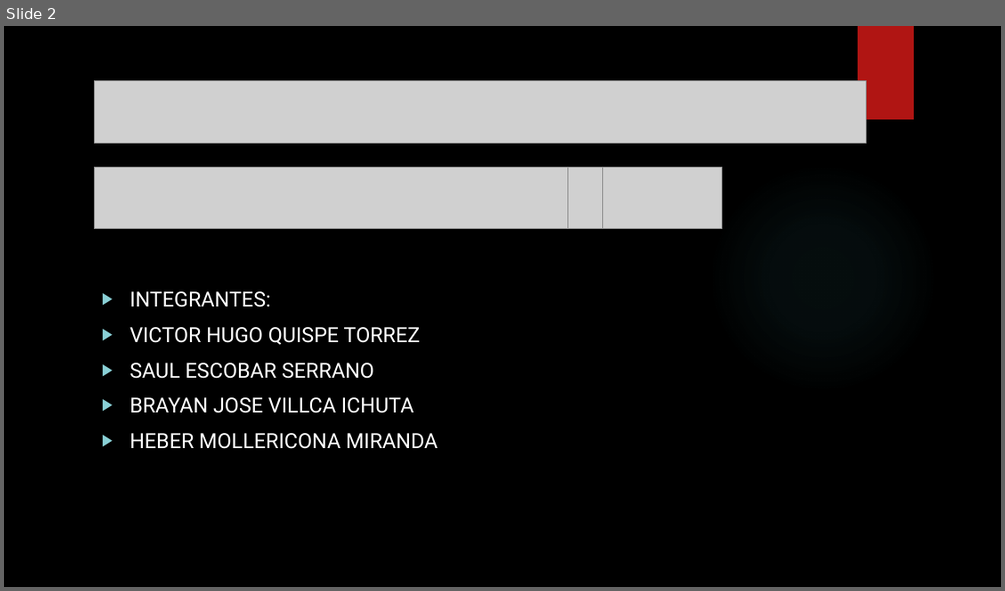
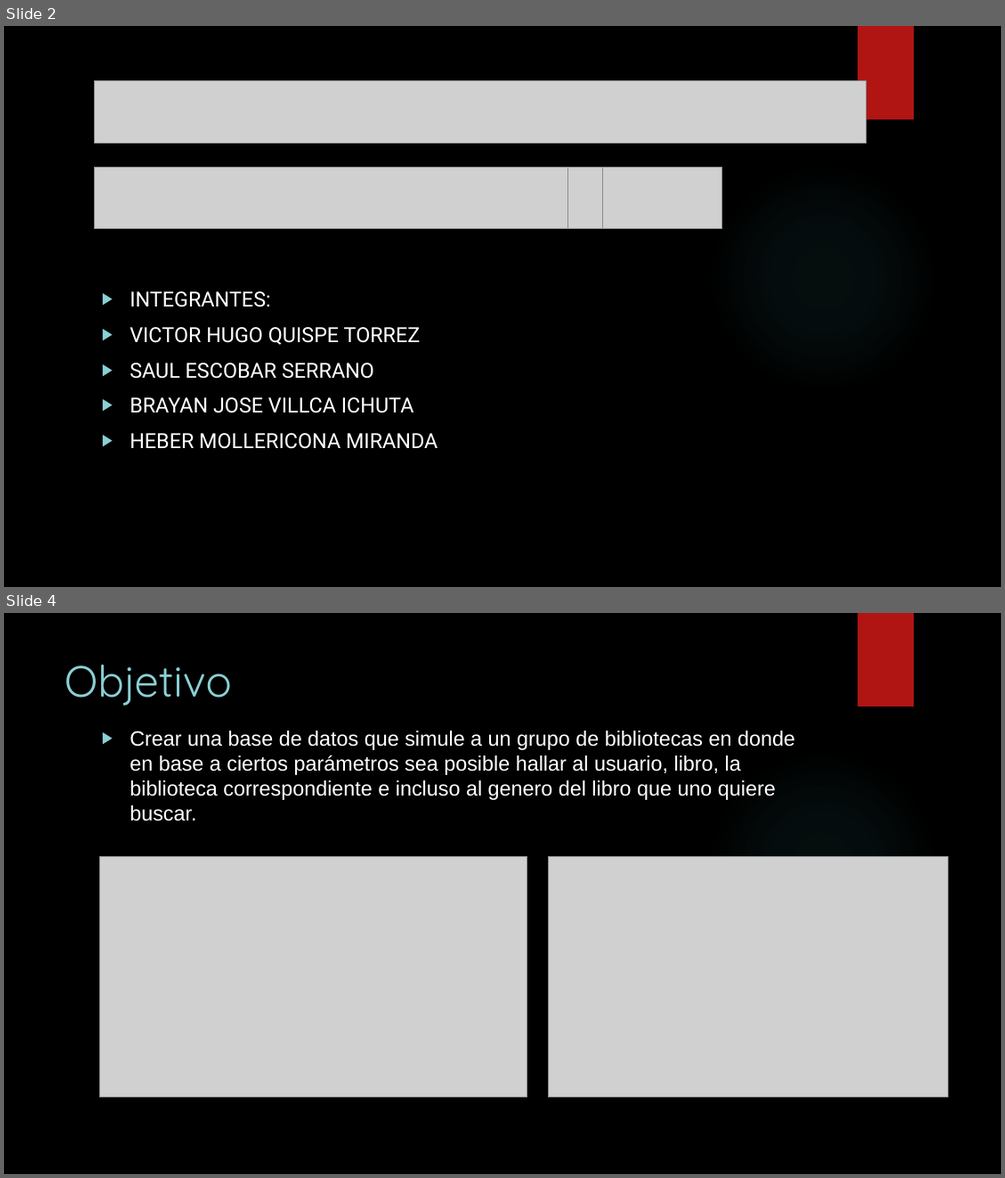
Before and after one commit to VictorQuispe19/BaseDeDatos1, a slide deck: Hito5/ProyectoFinal/PROY_BASE_DE_DATOS.pptx. Shown one above the other, each under a label of ours: slide 2 before the commit, slides 2 and 4 after it; the slides between them are not shown. The pictures are 1005x591 and 1005x1178 pixels, drawn with LibreOffice and Linux fonts; fonts in the diff are those of the drawing; grey boxes stand for pictures; background and template pictures are left out. Boxes give left, top, right and bottom in pixels: in the first picture for what was removed or moved away, otherwise in the second. Text is boxed around its words. In the diff, an @@ line names an element or a change of style, - is before the commit and + after.

```diff
--- a/Hito5/ProyectoFinal/PROY_BASE_DE_DATOS.pptx
+++ b/Hito5/ProyectoFinal/PROY_BASE_DE_DATOS.pptx
@@ slide 4 added at <box>4,613,1001,1174</box>, background picture (left out); not listed: 2 template elements that a slide beside it also shows @@
@@ title added at <box>65,665,232,706</box>, 42 pt, text #8AD0D6 @@
+Objetivo
@@ text added at <box>129,730,795,821</box>, 20 pt, text #FFFFFF @@
+▶ Crear una base de datos que simule a un grupo de bibliotecas en donde en base a ciertos parámetros sea posible hallar al usuario, libro, la biblioteca correspondiente e incluso al genero del libro que uno quiere buscar.
@@ picture added at <box>100,856,526,1097</box> @@
@@ picture added at <box>549,856,947,1097</box> @@
```
Also in this commit, not shown: 3 slides changed, 6 other slides added, 5 slides removed, 2 other files.
